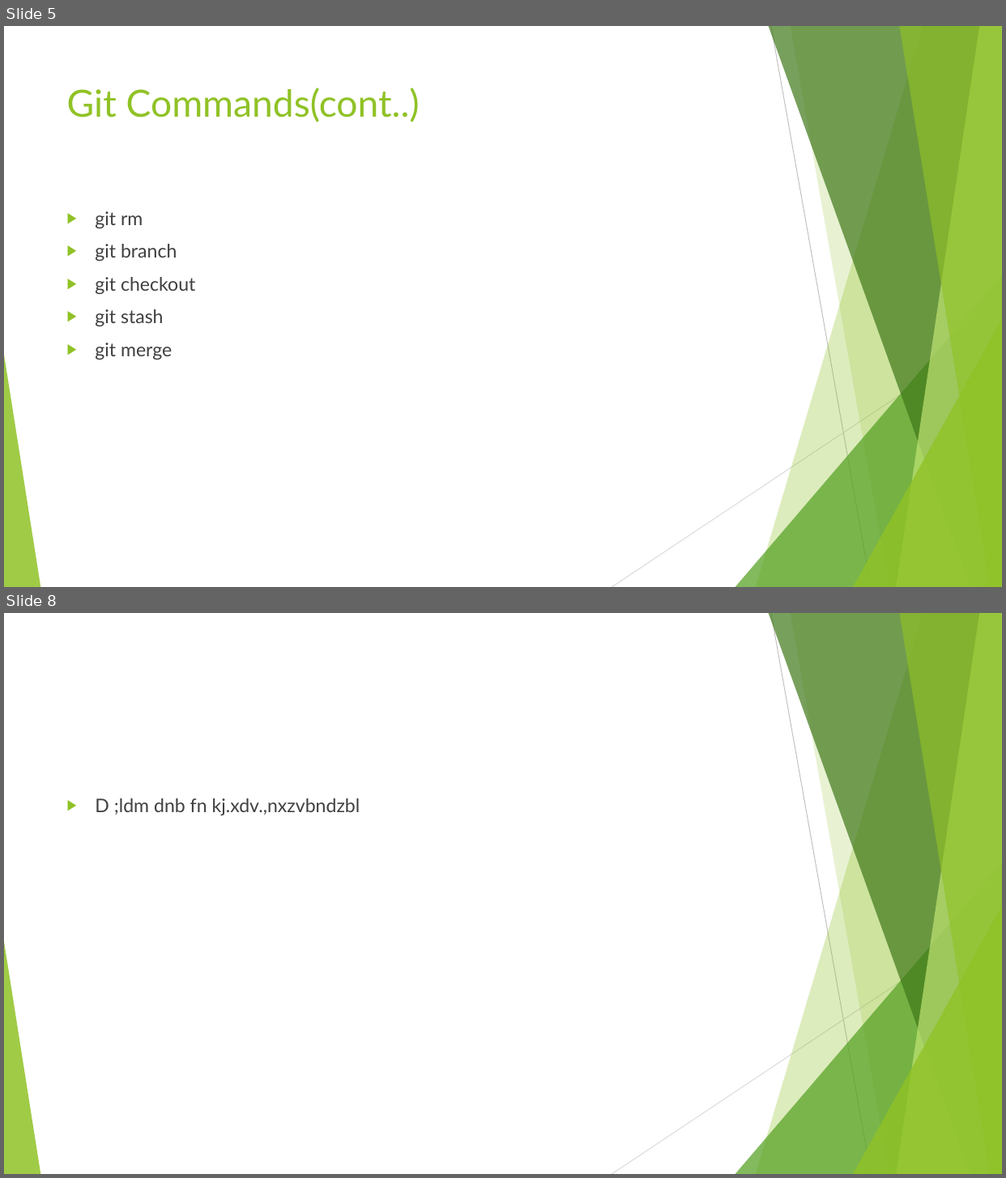
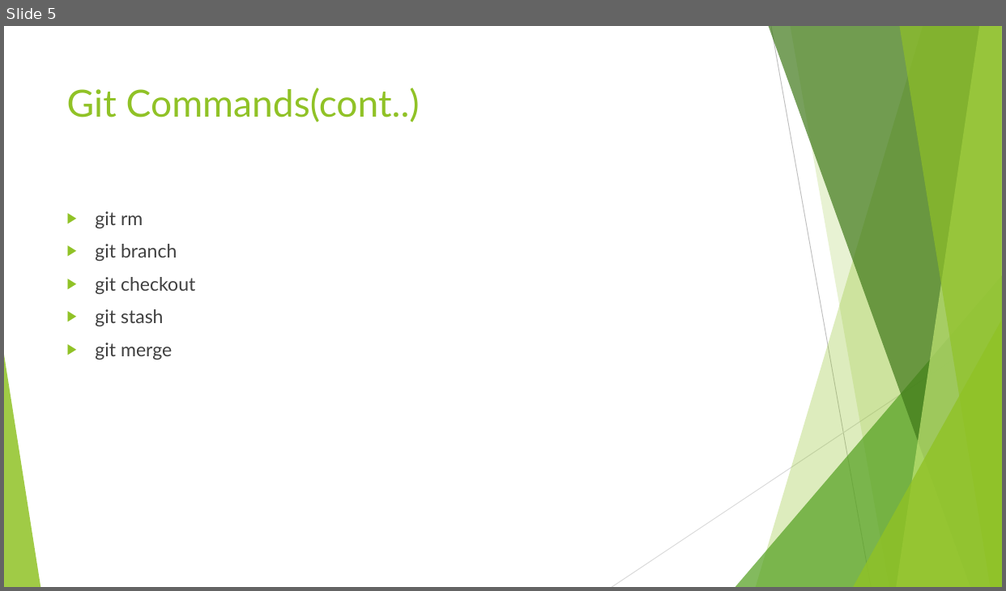
Before and after one commit to Gautam0401/My-Repo, a slide deck: GIT.pptx. Shown one above the other, each under a label of ours: slides 5 and 8 before the commit, slide 5 after it; the slides between them are not shown. The pictures are 1006x1178 and 1006x591 pixels, drawn with LibreOffice and Linux fonts; fonts in the diff are those of the drawing. Boxes give left, top, right and bottom in pixels: in the first picture for what was removed or moved away, otherwise in the second. Text is boxed around its words. In the diff, an @@ line names an element or a change of style, - is before the commit and + after.

```diff
--- a/GIT.pptx
+++ b/GIT.pptx
@@ slide 8 removed at box(4, 613, 1002, 1174), background #FFFFFF; not listed: 10 template elements that a slide beside it also shows @@
@@ text removed at box(95, 798, 360, 815) @@
-▶ D ;ldm dnb fn kj.xdv.,nxzvbndzbl
```
Also in this commit, not shown: 1 slide changed, 5 slides added, 1 other slide removed.
